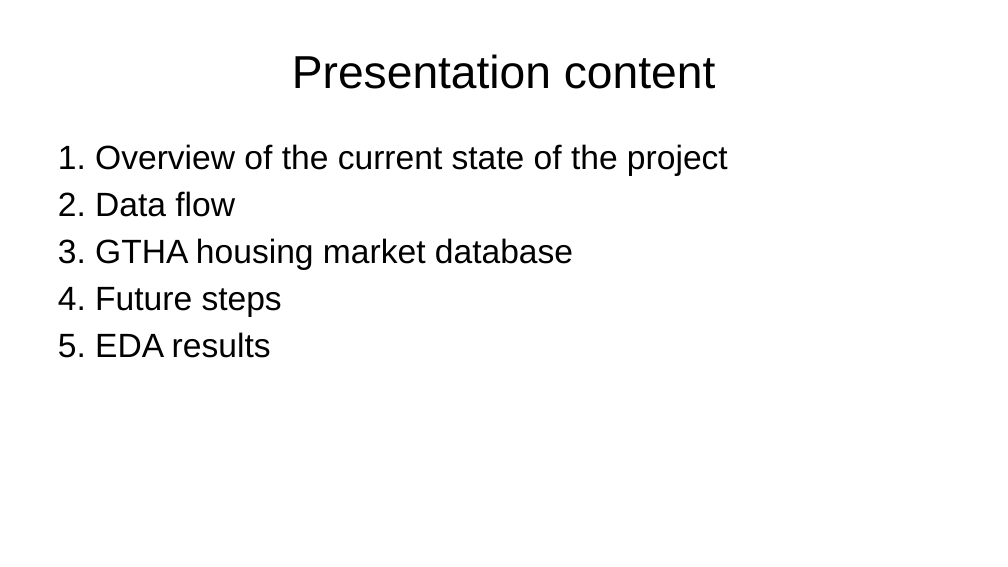
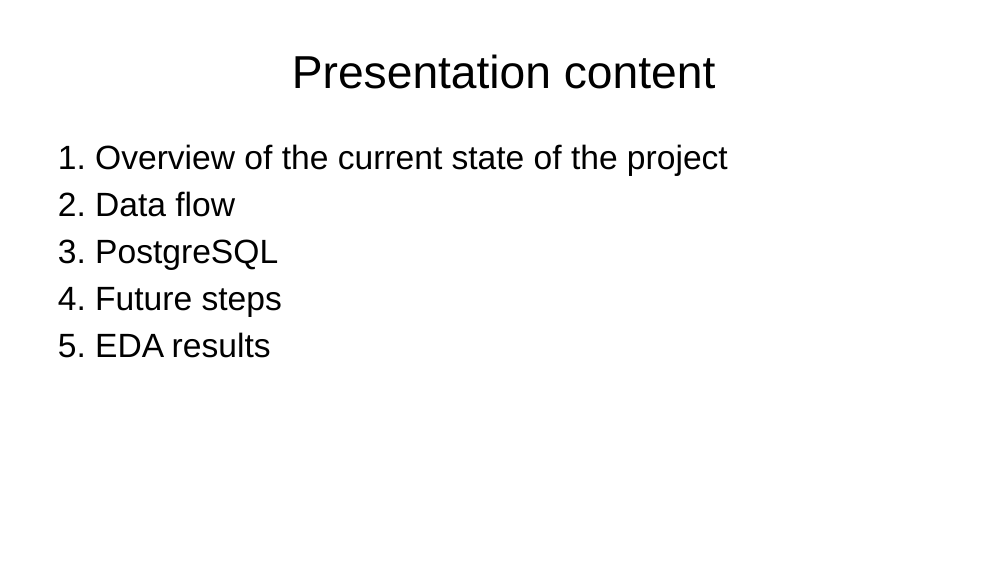
Before and after one commit to stepan-o/thesis, a slide deck: slide 2 of presentations/Teranet_meeting_Aug16_2019.pptx. Drawn at 1008x567 pixels with LibreOffice and Linux fonts; fonts in the diff are those of the drawing. Boxes give left, top, right and bottom in pixels: in the first picture for what was removed or moved away, otherwise in the second. Text is boxed around its words. In the diff, an @@ line names an element or a change of style, - is before the commit and + after.

```diff
--- a/presentations/Teranet_meeting_Aug16_2019.pptx
+++ b/presentations/Teranet_meeting_Aug16_2019.pptx
@@ text at <box>58,239,278,270</box>: text changed @@
-3. GTHA housing market database
+3. PostgreSQL
```
Also in this commit, not shown: 2 other slides changed, 5 slides added, 4 other files.
